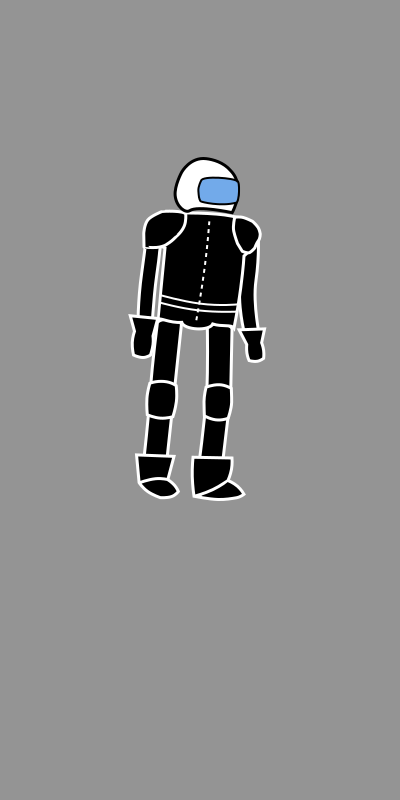
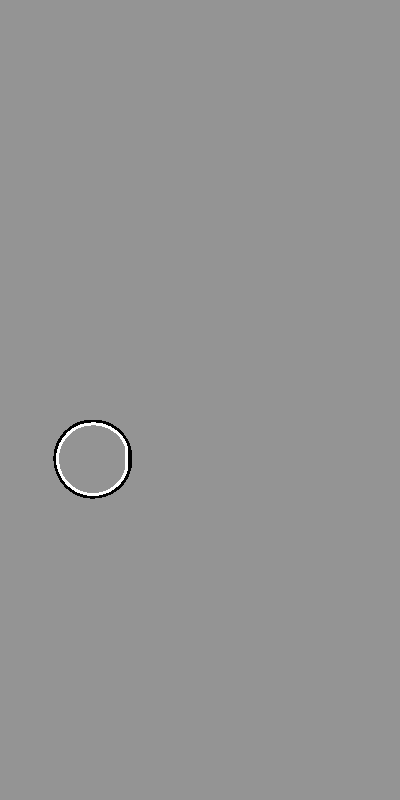
Two versions of the same layered image (400×800). Layer-by-layer changes:
hid group "rebel" (46 layers) over (128, 157, 267, 501)
added layer "moped_back_wheel_outline" in group "moped" over (53, 420, 132, 499)
